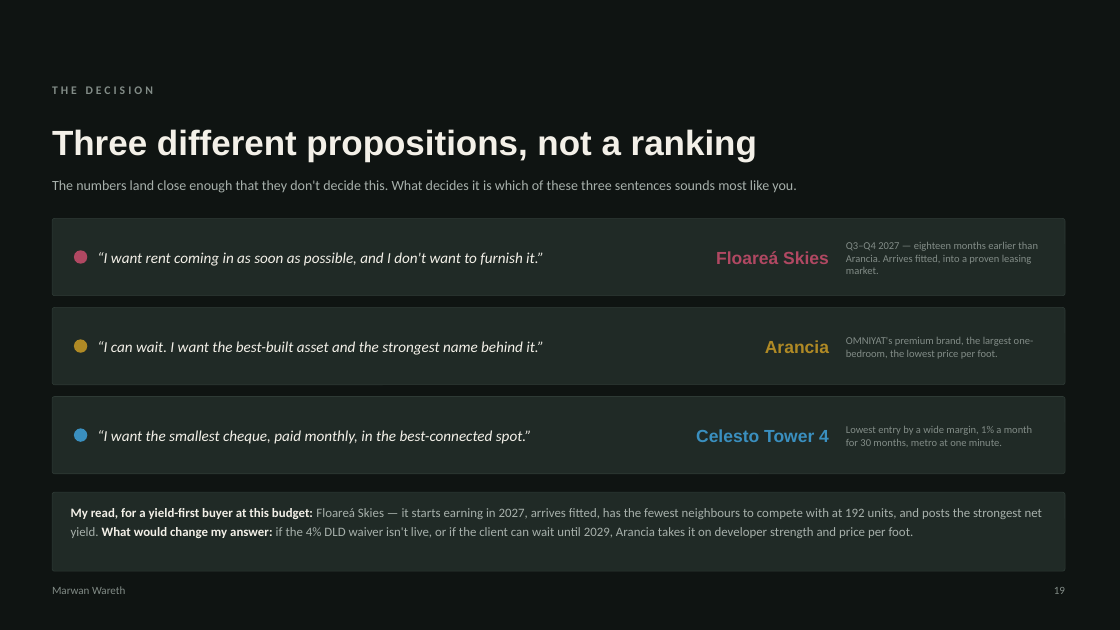
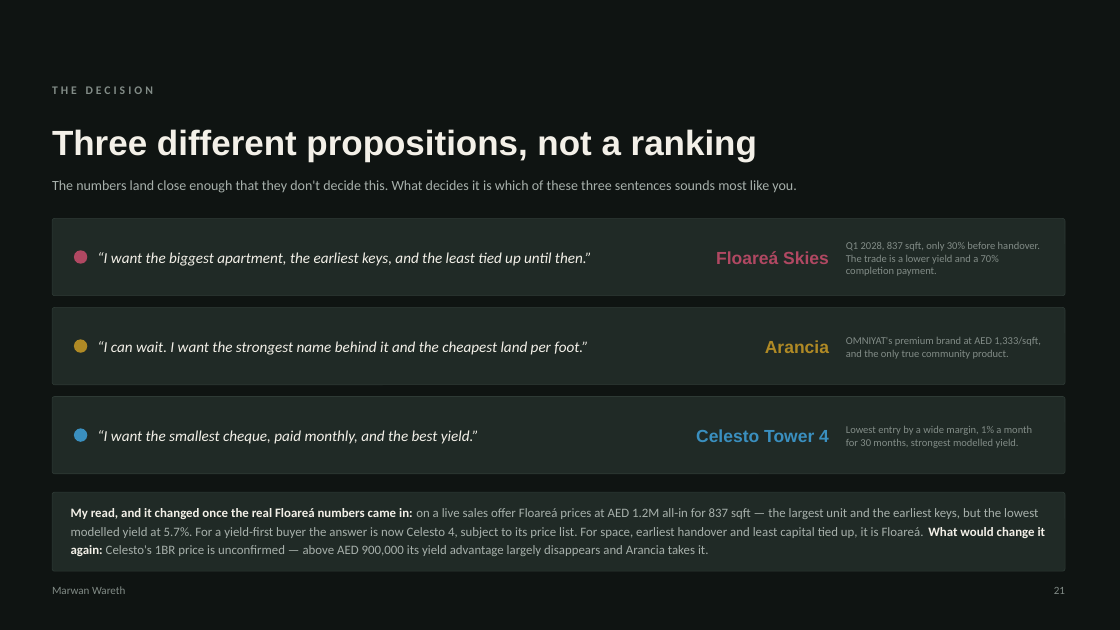
Before and after one commit to MWareth/openai-startup-name-generator, a slide deck: slide 21 of docs/client-deck/Three-Projects-One-Decision.pptx (slide 19 before the commit). Drawn at 1120x630 pixels with LibreOffice and Linux fonts; fonts in the diff are those of the drawing. Boxes give left, top, right and bottom in pixels: in the first picture for what was removed or moved away, otherwise in the second. Text is boxed around its words. In the diff, an @@ line names an element or a change of style, - is before the commit and + after.

```diff
--- a/docs/client-deck/Three-Projects-One-Decision.pptx
+++ b/docs/client-deck/Three-Projects-One-Decision.pptx
@@ text at bbox=[97, 252, 592, 266]: text changed @@
-“I want rent coming in as soon as possible, and I don't want to furnish it.”
+“I want the biggest apartment, the earliest keys, and the least tied up until then.”
@@ text at bbox=[846, 242, 1040, 276]: text changed @@
-Q3–Q4 2027 — eighteen months earlier than Arancia. Arrives fitted, into a proven leasing market.
+Q1 2028, 837 sqft, only 30% before handover. The trade is a lower yield and a 70% completion payment.
@@ text at bbox=[97, 341, 588, 355]: text changed @@
-“I can wait. I want the best-built asset and the strongest name behind it.”
+“I can wait. I want the strongest name behind it and the cheapest land per foot.”
@@ text at bbox=[846, 337, 1040, 359]: text changed @@
-OMNIYAT's premium brand, the largest one-bedroom, the lowest price per foot.
+OMNIYAT's premium brand at AED 1,333/sqft, and the only true community product.
@@ text at bbox=[97, 430, 479, 444]: text changed @@
-“I want the smallest cheque, paid monthly, in the best-connected spot.”
+“I want the smallest cheque, paid monthly, and the best yield.”
@@ text at bbox=[846, 426, 1032, 448]: text changed @@
-Lowest entry by a wide margin, 1% a month for 30 months, metro at one minute.
+Lowest entry by a wide margin, 1% a month for 30 months, strongest modelled yield.
@@ text at bbox=[71, 508, 1046, 556]: text changed @@
-My read, for a yield-first buyer at this budget: Floareá Skies — it starts earning in 2027, arrives fitted, has the fewest neighbours to compete with at 192 units, and posts the strongest net yield. What would change my answer: if the 4% DLD waiver isn't live, or if the client can wait until 2029, Arancia takes it on developer strength and price per foot.
+My read, and it changed once the real Floareá numbers came in: on a live sales offer Floareá prices at AED 1.2M all-in for 837 sqft — the largest unit and the earliest keys, but the lowest modelled yield at 5.7%. For a yield-first buyer the answer is now Celesto 4, subject to its price list. For space, earliest handover and least capital tied up, it is Floareá. What would change it again: Celesto's 1BR price is unconfirmed — above AED 900,000 its yield advantage largely disappears and Arancia takes it.
@@ text at bbox=[1054, 587, 1065, 594]: text changed @@
-19
+21
```
Also in this commit, not shown: 18 other slides changed, 2 slides added, 6 other files.
